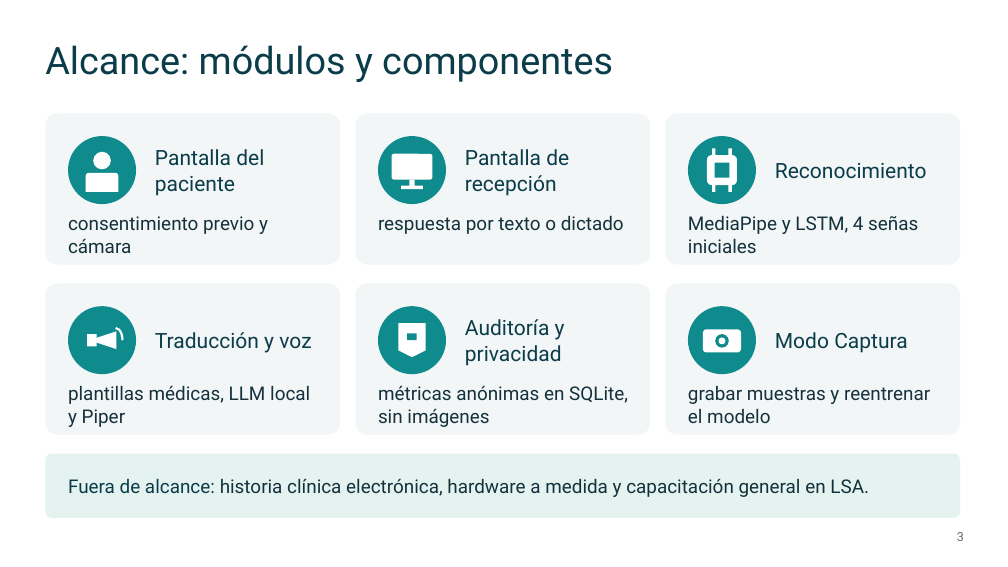
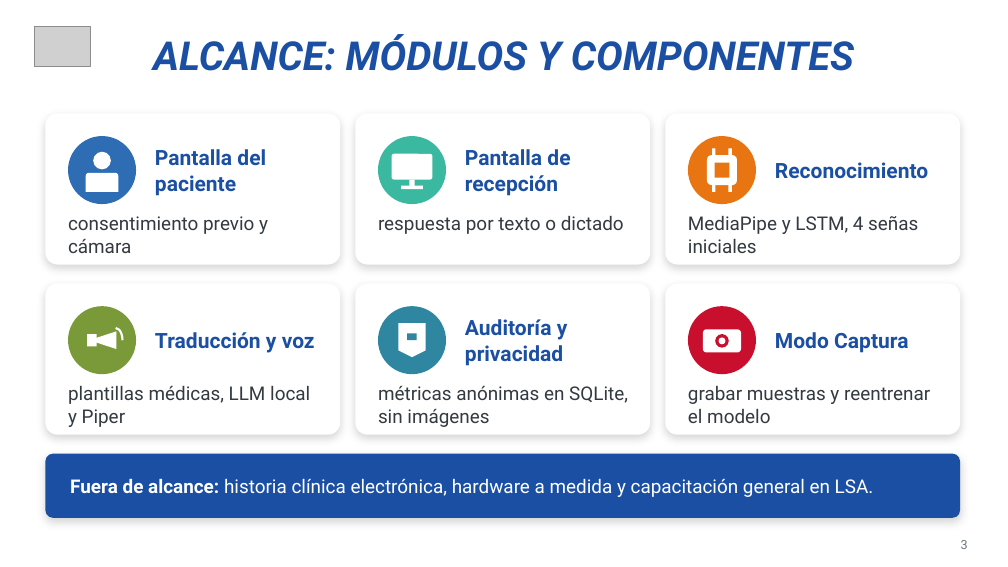
Before and after one commit to santinohamada/Nexora, a slide deck: slide 3 of docs/TP9/TP9_Presentacion_LSA Salud.pptx. Drawn at 1008x567 pixels with LibreOffice and Linux fonts; fonts in the diff are those of the drawing; grey boxes stand for pictures; background and template pictures are left out. Boxes give left, top, right and bottom in pixels: in the first picture for what was removed or moved away, otherwise in the second. Text is boxed around its words. In the diff, an @@ line names an element or a change of style, - is before the commit and + after.

```diff
--- a/docs/TP9/TP9_Presentacion_LSA Salud.pptx
+++ b/docs/TP9/TP9_Presentacion_LSA Salud.pptx
@@ picture added at (x1=34, y1=26, x2=91, y2=67) @@
@@ text at (x1=153, y1=34, x2=854, y2=71): text changed; size 36 to 38 pt; text colour #0B3C49 to #1A4FA3; bold on; italic on @@
-Alcance: módulos y componentes
+ALCANCE: MÓDULOS Y COMPONENTES
@@ ellipse at (x1=68, y1=136, x2=136, y2=204): fill #0F8B8D to #2E6DB4 @@
@@ ellipse at (x1=378, y1=136, x2=446, y2=204): fill #0F8B8D to #3BB8A0 @@
@@ ellipse at (x1=688, y1=136, x2=756, y2=204): fill #0F8B8D to #E87511 @@
@@ rectangle at (x1=715, y1=163, x2=730, y2=178): fill #0F8B8D to #E87511 @@
@@ fill #F2F6F7 to #FFFFFF; shadow on in 6 elements at (x1=45, y1=113, x2=340, y2=265), (x1=355, y1=113, x2=650, y2=265), (x1=665, y1=113, x2=960, y2=265), (x1=45, y1=284, x2=340, y2=435), (x1=355, y1=284, x2=650, y2=435), (x1=665, y1=284, x2=960, y2=435) @@
@@ ellipse at (x1=68, y1=306, x2=136, y2=374): fill #0F8B8D to #7A9A3A @@
@@ ellipse at (x1=378, y1=306, x2=446, y2=374): fill #0F8B8D to #2E86A0 @@
@@ ellipse at (x1=688, y1=306, x2=756, y2=374): fill #0F8B8D to #C8102E @@
@@ text colour #0B3C49 to #1A4FA3, bold on in 6 elements at (x1=155, y1=149, x2=266, y2=196), (x1=465, y1=149, x2=570, y2=196), (x1=775, y1=162, x2=928, y2=179), (x1=155, y1=332, x2=315, y2=353), (x1=465, y1=319, x2=568, y2=366), (x1=775, y1=332, x2=908, y2=353) @@
@@ rectangle at (x1=408, y1=333, x2=417, y2=340): fill #0F8B8D to #2E86A0 @@
@@ ellipse at (x1=715, y1=334, x2=729, y2=348): fill #0F8B8D to #C8102E @@
@@ text colour #14313C to #333A40 in 6 elements at (x1=68, y1=216, x2=268, y2=253), (x1=378, y1=216, x2=624, y2=234), (x1=688, y1=216, x2=918, y2=253), (x1=68, y1=386, x2=310, y2=427), (x1=378, y1=386, x2=628, y2=427), (x1=688, y1=386, x2=930, y2=423) @@
@@ rounded rectangle "Fuera de alcance: historia clínica ..." resized from (x1=68, y1=479, x2=869, y2=497) to (x1=45, y1=454, x2=960, y2=518) @@
@@ rounded rectangle "Fuera de alcance: historia clínica ..." at (x1=45, y1=454, x2=960, y2=518): text colour #0B3C49 to #FFFFFF, bold on in "Fuera de alcance:"; text colour #14313C to #FFFFFF in "historia clínica electrónica, hardware a medida y ..."; fill none to #1A4FA3; shadow on @@
@@ rounded rectangle removed at (x1=45, y1=454, x2=960, y2=518) @@
@@ page number moved from (x1=957, y1=532, x2=964, y2=541) to (x1=961, y1=540, x2=968, y2=549) @@
@@ page number at (x1=961, y1=540, x2=968, y2=549): text colour #5B707A to #6B7780 @@
```
Also in this commit, not shown: 11 other slides changed, 1 other file.
